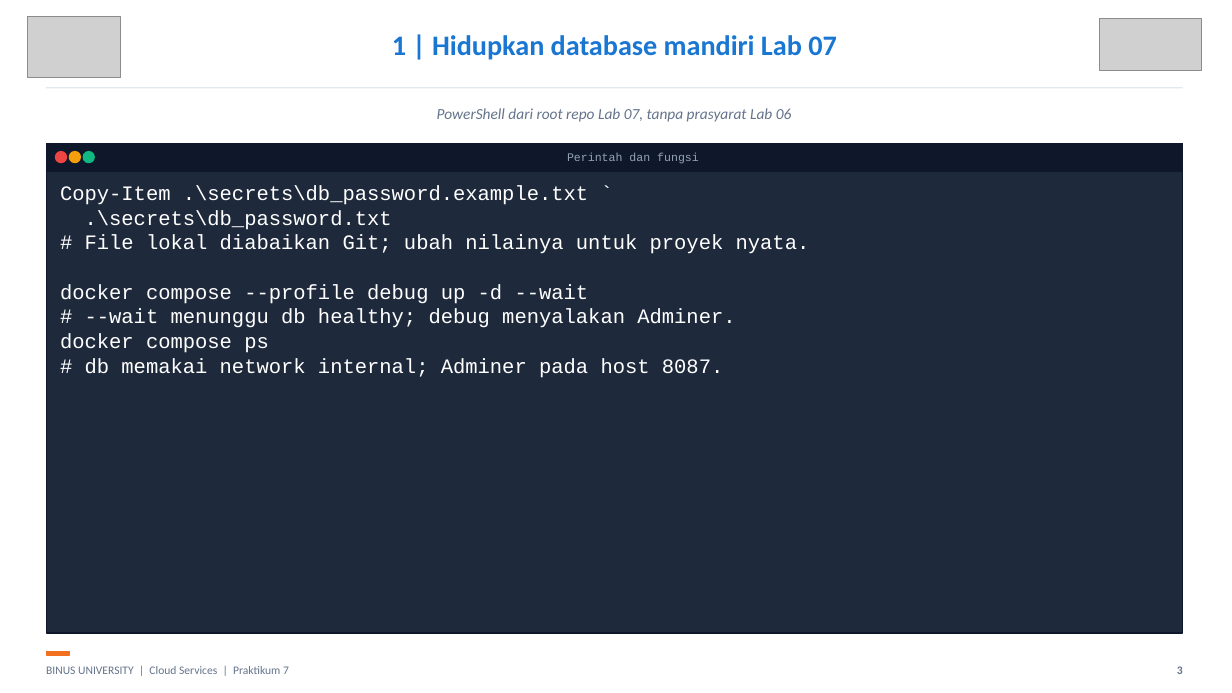
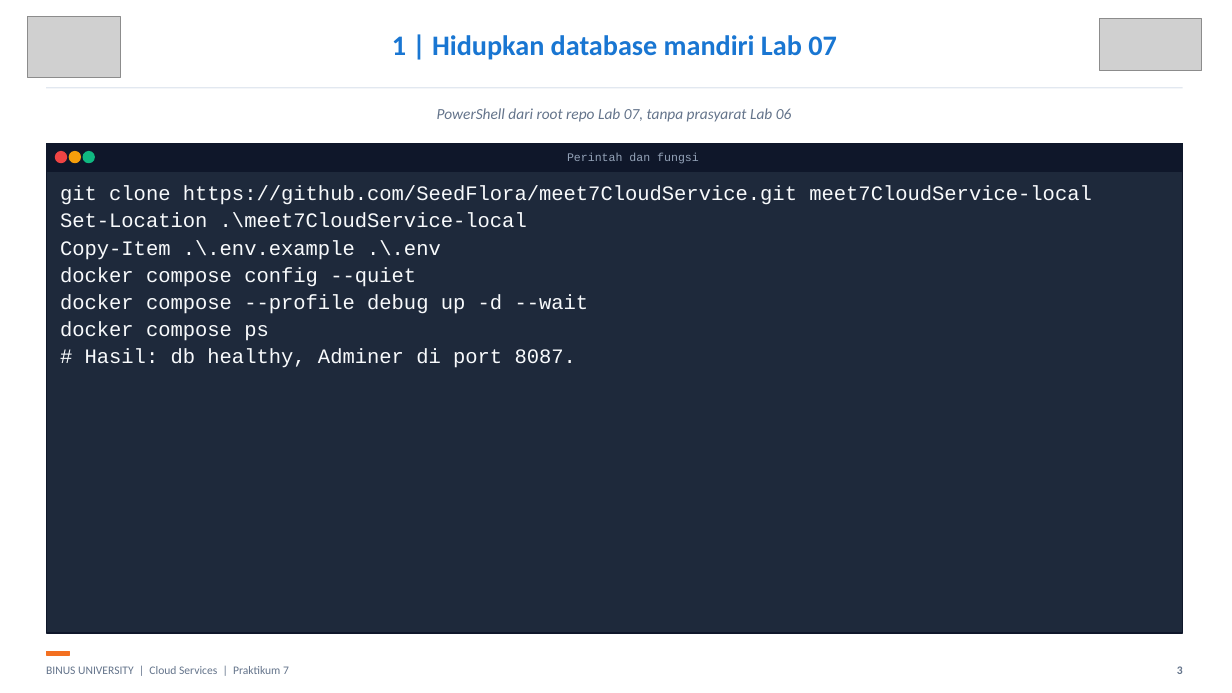
Before and after one commit to SeedFlora/meet7CloudService, a slide deck: slide 3 of slides/LAB07_RLS_pgvector_Bukti_Live.pptx. Drawn at 1232x693 pixels with LibreOffice and Linux fonts; fonts in the diff are those of the drawing; grey boxes stand for pictures. Boxes give left, top, right and bottom in pixels: in the first picture for what was removed or moved away, otherwise in the second. Text is boxed around its words. In the diff, an @@ line names an element or a change of style, - is before the commit and + after.

Commit message:
Simplify local Lab 07 teaching flow and correct examples

```diff
--- a/slides/LAB07_RLS_pgvector_Bukti_Live.pptx
+++ b/slides/LAB07_RLS_pgvector_Bukti_Live.pptx
@@ text at (60, 186, 1092, 368): text changed; text colour #FFFFFF to #F8FAFC @@
-Copy-Item .\secrets\db_password.example.txt `
-.\secrets\db_password.txt
-# File lokal diabaikan Git; ubah nilainya untuk proyek nyata.
-docker compose --profile debug up -d --wait
-# --wait menunggu db healthy; debug menyalakan Adminer.
-docker compose ps
-# db memakai network internal; Adminer pada host 8087.
+git clone https://github.com/SeedFlora/meet7CloudService.git meet7CloudService-local
+Set-Location .\meet7CloudService-local
+Copy-Item .\.env.example .\.env
+docker compose config --quiet
+docker compose --profile debug up -d --wait
+docker compose ps
+# Hasil: db healthy, Adminer di port 8087.
```
Also in this commit, not shown: 3 other slides changed, 6 other files.
